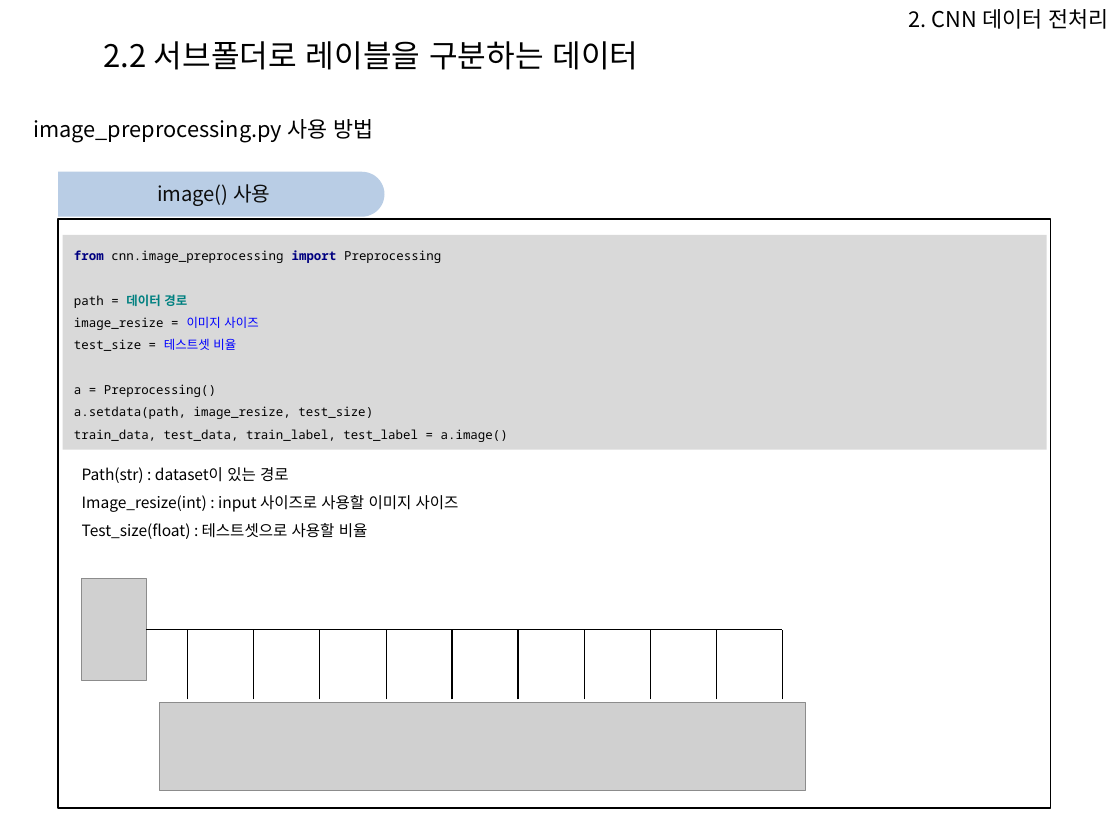
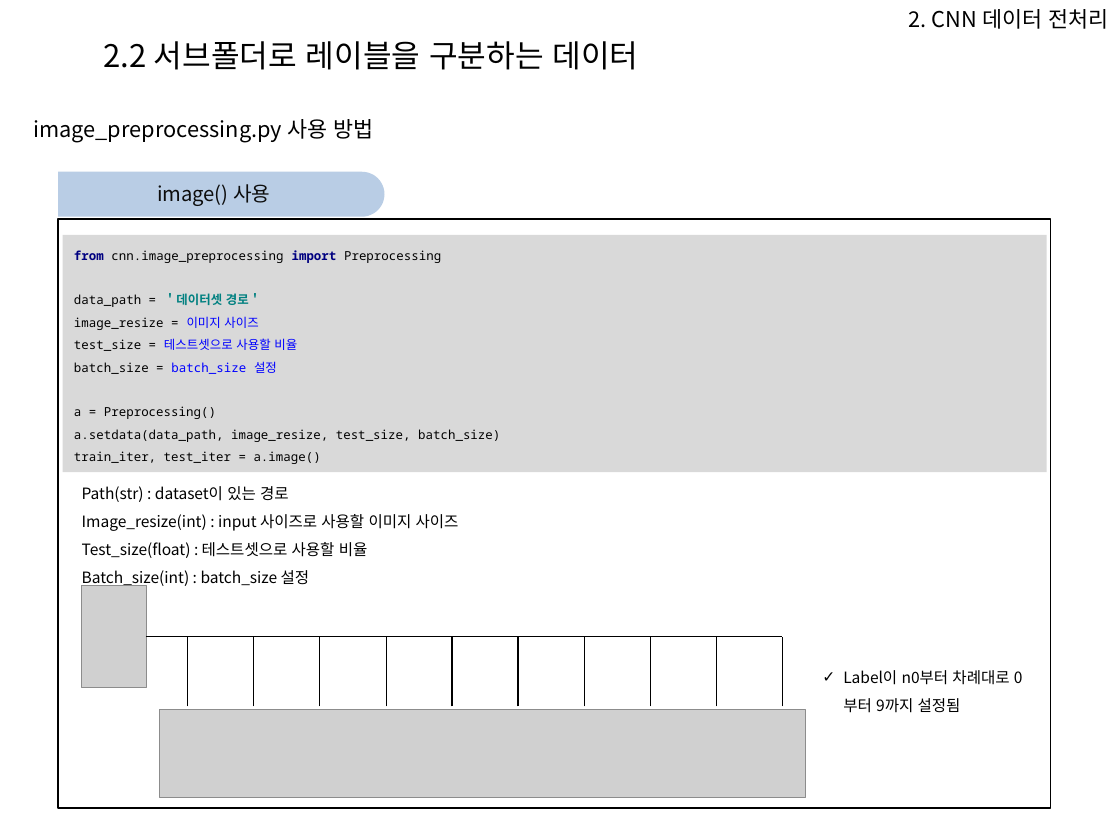
Before and after one commit to Heechul90/Preprocessing, a slide deck: slide 14 of 파이썬 전처리 코드 모듈화 설명.pptx (slide 11 before the commit). Drawn at 1120x840 pixels with LibreOffice and Linux fonts; fonts in the diff are those of the drawing; grey boxes stand for pictures; background and template pictures are left out. Boxes give left, top, right and bottom in pixels: in the first picture for what was removed or moved away, otherwise in the second. Text is boxed around its words. In the diff, an @@ line names an element or a change of style, - is before the commit and + after.

Commit message:
preprocessing

```diff
--- a/파이썬 전처리 코드 모듈화 설명.pptx
+++ b/파이썬 전처리 코드 모듈화 설명.pptx
@@ rectangle "from cnn.image_preprocessing import Preprocessing data_path ...": place and size @@
-rectangle "from cnn.image_preprocessing import Preprocessing data_path ..." at [63,235,1047,450]
+rectangle "from cnn.image_preprocessing import Preprocessing data_path ..." at [63,235,1047,473]
@@ text in rectangle at [74,250,500,464]: text changed @@
-from cnn.image_preprocessing import Preprocessing
-path = 데이터 경로
-image_resize = 이미지 사이즈
-test_size = 테스트셋 비율
-a = Preprocessing()
-a.setdata(path, image_resize, test_size)
-train_data, test_data, train_label, test_label = a.image()
+from cnn.image_preprocessing import Preprocessing
+data_path = ＇데이터셋 경로＇
+image_resize = 이미지 사이즈
+test_size = 테스트셋으로 사용할 비율
+batch_size = batch_size 설정
+a = Preprocessing()
+a.setdata(data_path, image_resize, test_size, batch_size)
+train_iter, test_iter = a.image()
@@ text "Path(str) : dataset이 있는 경로": place and size @@
-text "Path(str) : dataset이 있는 경로" at [82,467,459,539]
+text "Path(str) : dataset이 있는 경로" at [82,486,459,588]
@@ picture: place and size @@
-picture at [82,579,147,681]
+picture at [82,586,147,688]
@@ text at [82,570,310,588]: paragraph added @@
+Batch_size(int) : batch_size 설정
@@ 11 lines: place and size @@
-11 lines at [146,629,783,699]
+11 lines at [146,637,783,707]
@@ text added at [843,670,1009,713], 10 pt, text #000000 @@
+✓ Label이 n0부터 차례대로 0부터 9까지 설정됨
@@ picture: place and size @@
-picture at [159,702,805,791]
+picture at [159,709,805,797]
```
Also in this commit, not shown: 6 other slides changed, 4 slides added, 12 other files.
